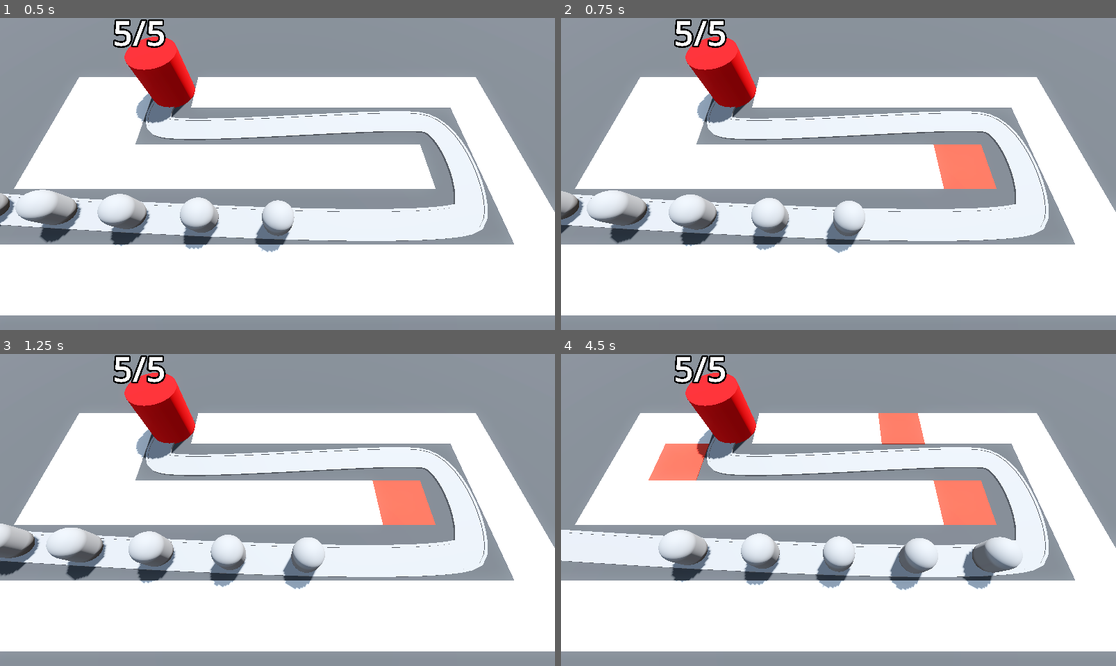
Above: before the commit, frames 1-4 (two rows, left to right).
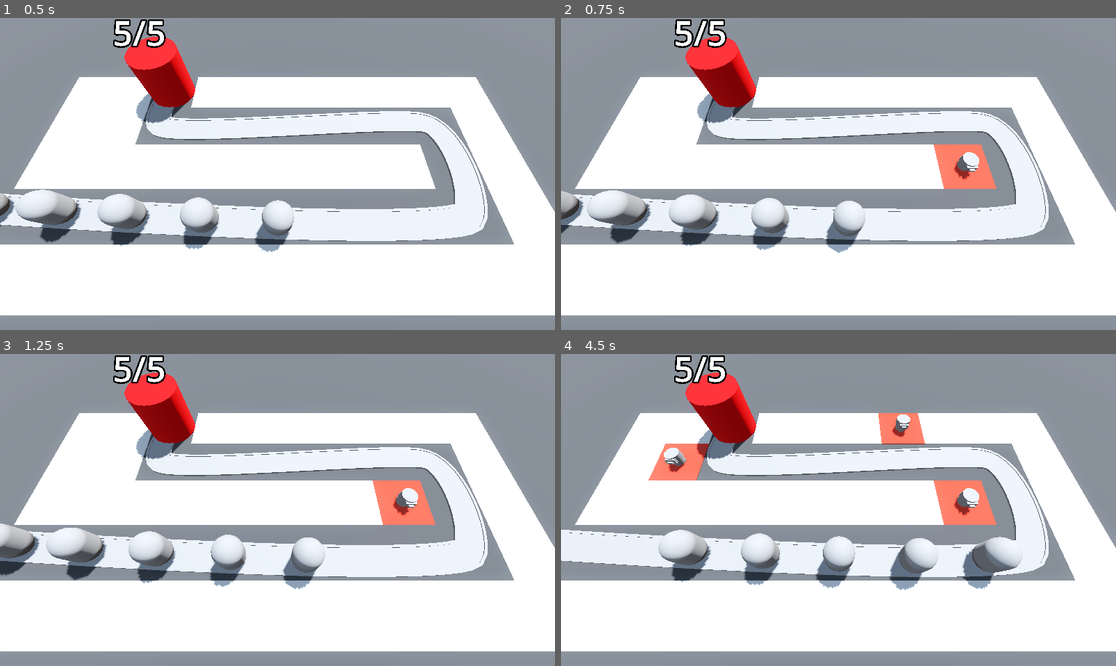
Above: after the commit, the same moments.

Repository: niamh-d/godot-3d-tower-defence
Game: Godot game, scene res://Scenes/base_level.tscn
The game is run twice, just before and just after one commit, with the same random seed, the same clock (stepped at 60 frames per second) and the same inputs.
Inputs (mouse positions are in pixels of both pictures, inside the frame that each line leads up to):
- Up to frame 1 (0.5 s): no input
- Up to frame 2 (0.75 s): move the mouse to (960, 158) at 0.52 s; press the mouse at (960, 158) at 0.53 s
- Up to frame 3 (1.25 s): no input
- Up to frame 4 (4.5 s): move the mouse to (727, 525) at 1.27 s; release the mouse at (727, 525) at 1.28 s; click (727, 525) at 1.35 s; move the mouse to (894, 441) at 2.02 s; press the mouse at (894, 441) at 2.03 s; move the mouse to (810, 572) at 2.77 s; release the mouse at (810, 572) at 2.78 s; click (810, 572) at 2.85 s; move the mouse to (1005, 556) at 3.52 s; press the mouse at (1005, 556) at 3.53 s; move the mouse to (672, 463) at 4.27 s; release the mouse at (672, 463) at 4.28 s; click (672, 463) at 4.35 s

Frame 1 is identical in both runs. In frame 2, 0.3% of the frame differs, in the area x 70-76%, y 42-52%; in frame 3, 0.3%; in frame 4, 0.6%, in the area x 18-76%, y 19-52%.

Commit message:
turrets built on click

Diff:
--- a/Scenes/RayPickerCamera/ray_picker_camera.gd
+++ b/Scenes/RayPickerCamera/ray_picker_camera.gd
@@ -1,6 +1,7 @@
 extends Camera3D
 
-@export var grid_map:GridMap
+@export var grid_map: GridMap
+@export var turret_manager: TurretManager
 
 @onready var ray_cast_3d: RayCast3D = $RayCast3D
 
@@ -18,5 +19,7 @@
 				var cell = grid_map.local_to_map(collision_pt)
 				if grid_map.get_cell_item(cell) == 0:
 					grid_map.set_cell_item(cell, 1)
+					var tile_pos = grid_map.map_to_local(cell)
+					turret_manager.build_turret(tile_pos)
 	else:
 		Input.set_default_cursor_shape(Input.CURSOR_ARROW)
--- /dev/null
+++ b/Scenes/Turret/turret.tscn
@@ -0,0 +1,33 @@
+[gd_scene load_steps=5 format=3 uid="uid://1ucm44u2hm55"]
+
+[sub_resource type="CylinderMesh" id="CylinderMesh_bdr2r"]
+height = 1.0
+
+[sub_resource type="CylinderMesh" id="CylinderMesh_uu8ty"]
+top_radius = 0.6
+bottom_radius = 0.6
+height = 0.6
+
+[sub_resource type="BoxMesh" id="BoxMesh_k2jew"]
+size = Vector3(0.8, 0.4, 0.4)
+
+[sub_resource type="BoxMesh" id="BoxMesh_h0o8h"]
+size = Vector3(0.4, 0.2, 0.5)
+
+[node name="Turret" type="Node3D"]
+
+[node name="TurretBase" type="MeshInstance3D" parent="."]
+transform = Transform3D(1, 0, 0, 0, 1, 0, 0, 0, 1, 0, 0.5, 0)
+mesh = SubResource("CylinderMesh_bdr2r")
+
+[node name="TurretTop" type="MeshInstance3D" parent="TurretBase"]
+transform = Transform3D(1, 0, 0, 0, 1, 0, 0, 0, 1, 0, 0.3, 0)
+mesh = SubResource("CylinderMesh_uu8ty")
+
+[node name="Visor" type="MeshInstance3D" parent="TurretBase/TurretTop"]
+transform = Transform3D(1, 0, 0, 0, 1, 0, 0, 0, 1, 0, 0, 0.501438)
+mesh = SubResource("BoxMesh_k2jew")
+
+[node name="Barrel" type="MeshInstance3D" parent="TurretBase/TurretTop/Visor"]
+transform = Transform3D(1, 0, 0, 0, 1, 0, 0, 0, 1, 0, 0, 0.140152)
+mesh = SubResource("BoxMesh_h0o8h")
--- a/Scenes/base_level.tscn
+++ b/Scenes/base_level.tscn
@@ -1,9 +1,11 @@
-[gd_scene load_steps=10 format=3 uid="uid://blu885i46rvl6"]
+[gd_scene load_steps=12 format=3 uid="uid://blu885i46rvl6"]
 
 [ext_resource type="MeshLibrary" uid="uid://dsqiumw83bhdy" path="res://MeshLibraries/SpaceLibrary.tres" id="1_1xu8l"]
 [ext_resource type="PackedScene" uid="uid://bxyu0ex26b26g" path="res://Scenes/RayPickerCamera/ray_picker_camera.tscn" id="1_17pwx"]
 [ext_resource type="PackedScene" uid="uid://cgpx5d1ebwukw" path="res://Scenes/Enemy/enemy.tscn" id="2_3q4ae"]
 [ext_resource type="PackedScene" uid="uid://dkkb8h7iyh54v" path="res://Scenes/Base/base.tscn" id="3_yfdac"]
+[ext_resource type="Script" path="res://Scenes/turret_manager.gd" id="5_otcax"]
+[ext_resource type="PackedScene" uid="uid://1ucm44u2hm55" path="res://Scenes/Turret/turret.tscn" id="6_17e4r"]
 
 [sub_resource type="ProceduralSkyMaterial" id="ProceduralSkyMaterial_h04u7"]
 sky_horizon_color = Color(0.64625, 0.65575, 0.67075, 1)
@@ -42,8 +44,9 @@
 size = Vector3(100, 2, 100)
 material = SubResource("StandardMaterial3D_anjpx")
 
-[node name="RayPickerCamera" parent="." node_paths=PackedStringArray("grid_map") instance=ExtResource("1_17pwx")]
+[node name="RayPickerCamera" parent="." node_paths=PackedStringArray("grid_map", "turret_manager") instance=ExtResource("1_17pwx")]
 grid_map = NodePath("../GridMap")
+turret_manager = NodePath("../TurretManager")
 
 [node name="GridMap" type="GridMap" parent="."]
 mesh_library = ExtResource("1_1xu8l")
@@ -115,3 +118,7 @@
 progress = 20.0
 
 [node name="Base" parent="." instance=ExtResource("3_yfdac")]
+
+[node name="TurretManager" type="Node3D" parent="."]
+script = ExtResource("5_otcax")
+turret = ExtResource("6_17e4r")
--- /dev/null
+++ b/Scenes/turret_manager.gd
@@ -0,0 +1,9 @@
+class_name TurretManager
+extends Node3D
+
+@export var turret: PackedScene
+
+func build_turret(turret_pos: Vector3) -> void:
+	var new_turret: Node3D = turret.instantiate()
+	add_child(new_turret)
+	new_turret.global_position = turret_pos
